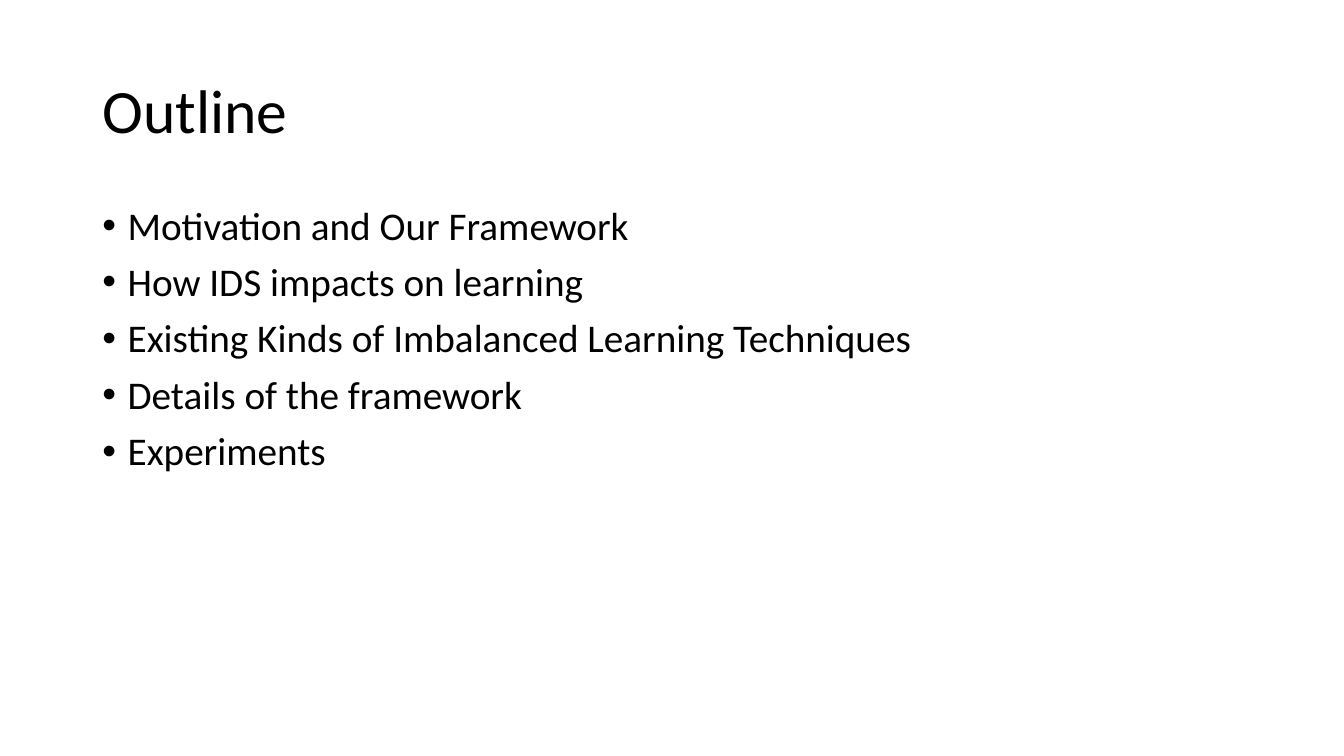
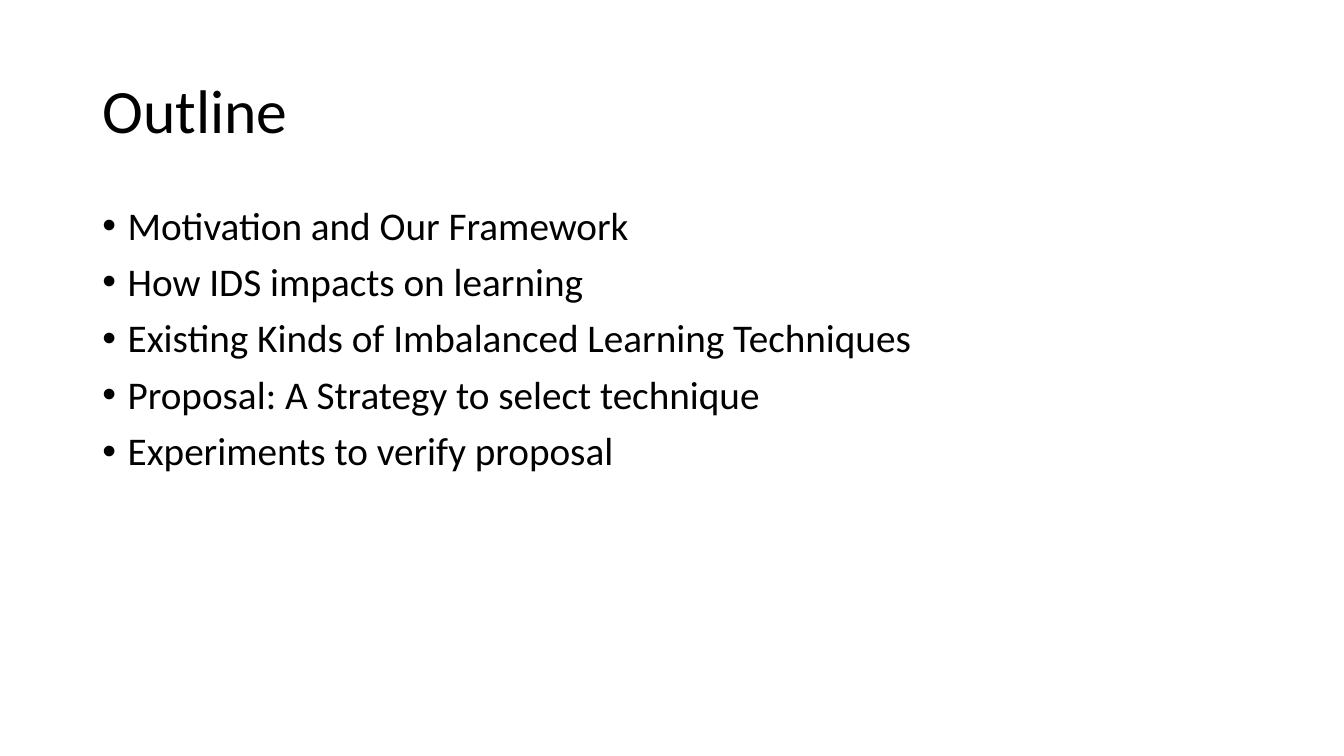
Before and after one commit to RKDSOne/ids, a slide deck: slide 4 of slides&notes/Learning on imbalanced data.pptx. Drawn at 1344x756 pixels with LibreOffice and Linux fonts; fonts in the diff are those of the drawing. Boxes give left, top, right and bottom in pixels: in the first picture for what was removed or moved away, otherwise in the second. Text is boxed around its words. In the diff, an @@ line names an element or a change of style, - is before the commit and + after.

```diff
--- a/slides&notes/Learning on imbalanced data.pptx
+++ b/slides&notes/Learning on imbalanced data.pptx
@@ text at (x1=128, y1=381, x2=759, y2=472): text changed @@
-• Details of the framework
-• Experiments
+• Proposal: A Strategy to select technique
+• Experiments to verify proposal
```
Also in this commit, not shown: 6 other slides changed, 9 slides added, 1 slide removed, 5 other files.
